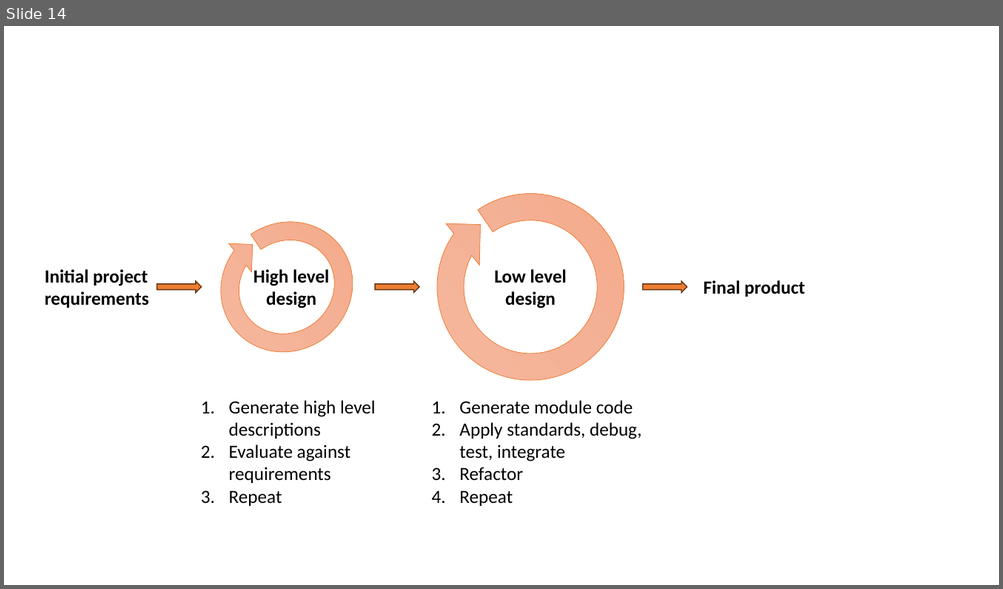
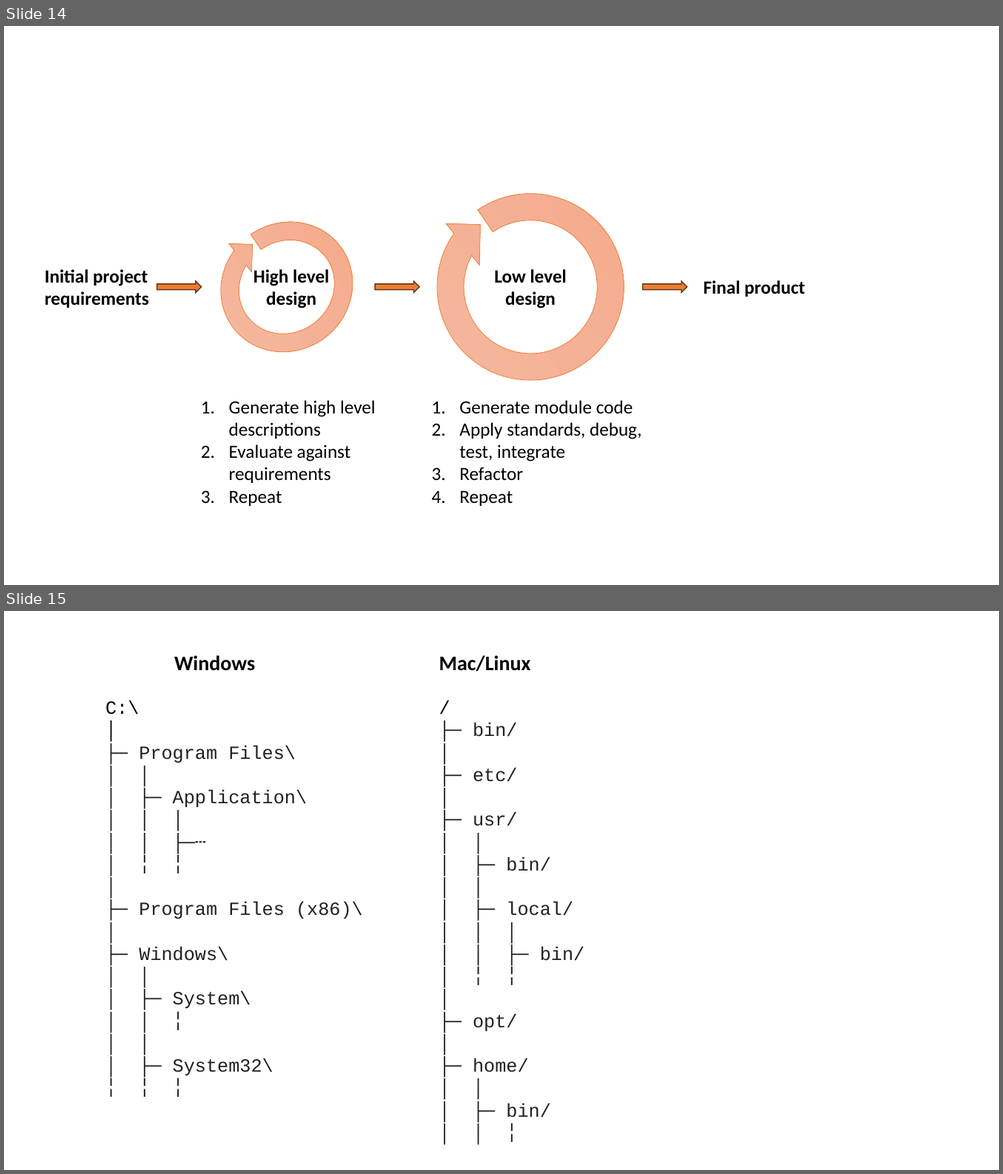
Before and after one commit to coillarach/SET09102, a slide deck: images/graphics.pptx. Shown one above the other, each under a label of ours: slide 14 before the commit, slides 14 and 15 after it. The pictures are 1003x589 and 1003x1174 pixels, drawn with LibreOffice and Linux fonts; fonts in the diff are those of the drawing. Boxes give left, top, right and bottom in pixels: in the first picture for what was removed or moved away, otherwise in the second. Text is boxed around its words. In the diff, an @@ line names an element or a change of style, - is before the commit and + after.

```diff
--- a/images/graphics.pptx
+++ b/images/graphics.pptx
@@ slide 15 added at [4, 611, 999, 1170], background #FFFFFF @@
@@ text added at [174, 655, 255, 671], 20 pt, text #000000, bold @@
+Windows
@@ text added at [439, 655, 531, 672], 20 pt, text #000000, bold @@
+Mac/Linux
@@ text added at [105, 701, 363, 1079], 18 pt, text #202122 @@
+C:\
+│
+├─ Program Files\
+│ │
+│ ├─ Application\
+│ │ │
+│ │ ├─┄
+│ ╎ ╎
+│
+├─ Program Files (x86)\
+│
+├─ Windows\
+│ │
+│ ├─ System\
+│ │ ╎
+│ │
+│ ├─ System32\
+╎ ╎ ╎
@@ text added at [472, 723, 584, 1118], 18 pt, text #202122 @@
+/
+├─ bin/
+│
+├─ etc/
+│
+├─ usr/
+│ │
+│ ├─ bin/
+│ │
+│ ├─ local/
+│ │ │
+│ │ ├─ bin/
+│ ╎ ╎
+│
+├─ opt/
+│
+├─ home/
+│ │
+│ ├─ bin/
+│ │ ╎
```
Also in this commit, not shown: 1 other slide added, 21 other files.
